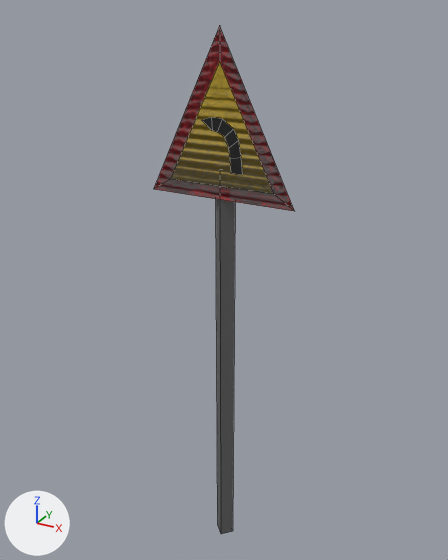
The OBJ model Road Creator/Assets/Resources/Models/Road Assets/Signs/sharpleftturn.obj as it was, and as the next commit left it.
The view is the same before and after, from a 50 mm camera at (1.56, -2.86, 3.27) aimed at (-0.05, 0.08, 1.8). Lighting does not change. The marker at lower left points along +X, +Y and +Z. Mesh edges are drawn as thin lines. Where no turn or scale is listed for an object, it has been applied to the vertices. Vertices at the same position are counted once.
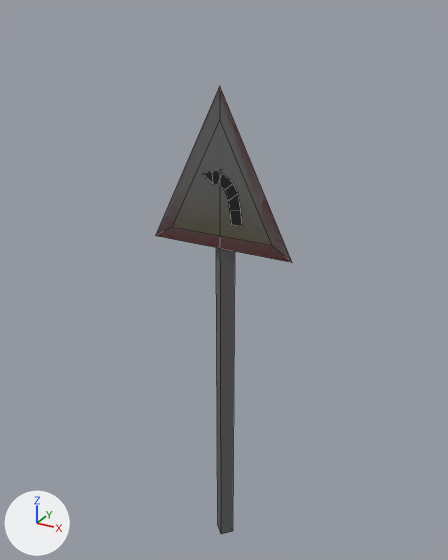
Location of each change, (x1, y1, x2, y2) in pixels of the pictures (448 x 560 px; the box of a moved part takes in the faces that stretch with it):
'Cylinder.000', reshaped (12% shorter): before (154, 25, 294, 534); after (156, 86, 292, 534)
part 1 of me_cylinder_000, moved or reshaped: before (154, 25, 294, 211); after (156, 86, 292, 262)

The change, as a diff of the scene's bpy script:
```diff
--- a/Road Creator/Assets/Resources/Models/Road Assets/Signs/sharpleftturn.obj.py
+++ b/Road Creator/Assets/Resources/Models/Road Assets/Signs/sharpleftturn.obj.py
@@ me_cylinder_000 @@
 # used by ob_cylinder_000; location = (0.0, 0.0, 0.0)
-me_cylinder_000.from_pydata(...)  # 27 vertices, 16 faces; spans x -0.43..0.43, y -0.06..0.06, z -0.03..3.19
+me_cylinder_000.from_pydata(...)  # 27 vertices, 16 faces; spans x -0.43..0.43, y -0.06..0.06, z -0.03..2.92
+# me_cylinder_000 part 1
+# 10 vertices are removed from x -0.1..0.14, y -0.06, z 2.49..2.74
+# 6 faces are deleted
+# 4 vertices in x -0.43..0.43, y -0.06, z 2.33..3.19 move by (0.0, 0.0, -0.27)
+# 5 vertices move from x -0.31..0.31, y -0.06, z 2.41..2.76 to x -0.31..0.31, y -0.06, z 2.13..2.48
+# 10 vertices are added at x -0.1..0.14, y -0.06, z 2.21..2.46
+# 6 new faces join them, mat_black (black #141414)
 me_cylinder_000.materials.append(mat_red)
```
